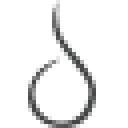
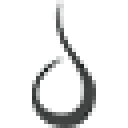
Two versions of the same layered image (128×128). Layer-by-layer changes:
added layer "Layer 2" above "Layer 1" over (32, 0, 96, 128)
hid "Layer 1" over (28, 0, 96, 128)
